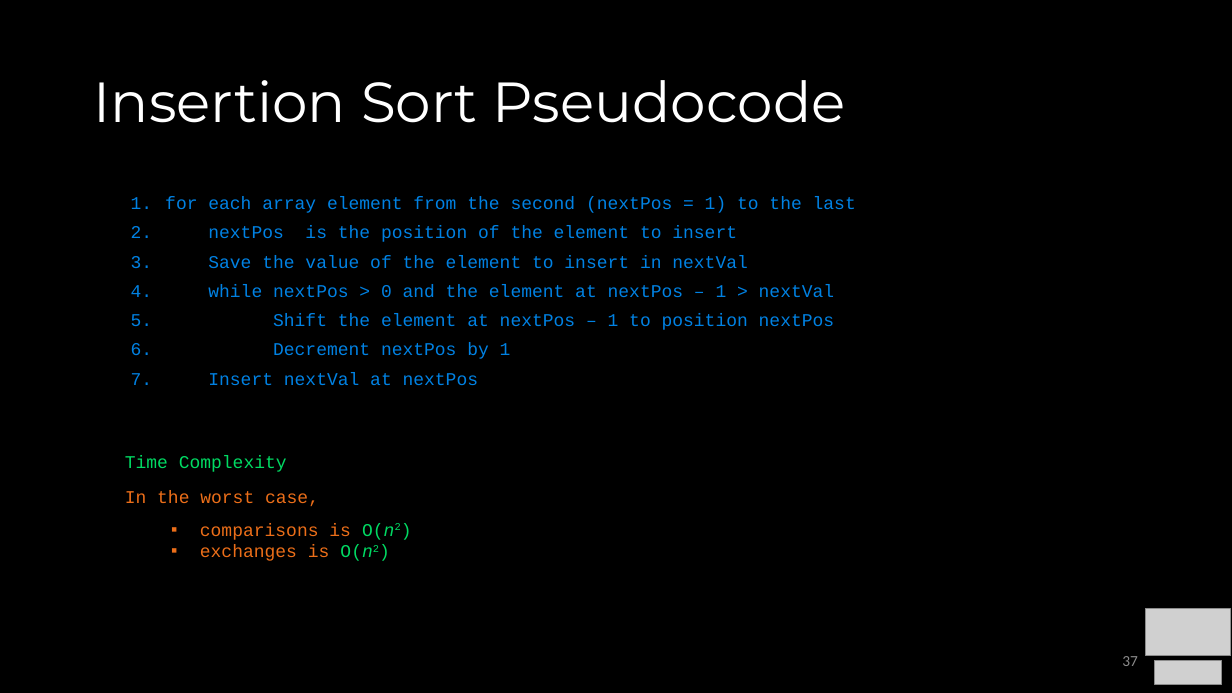
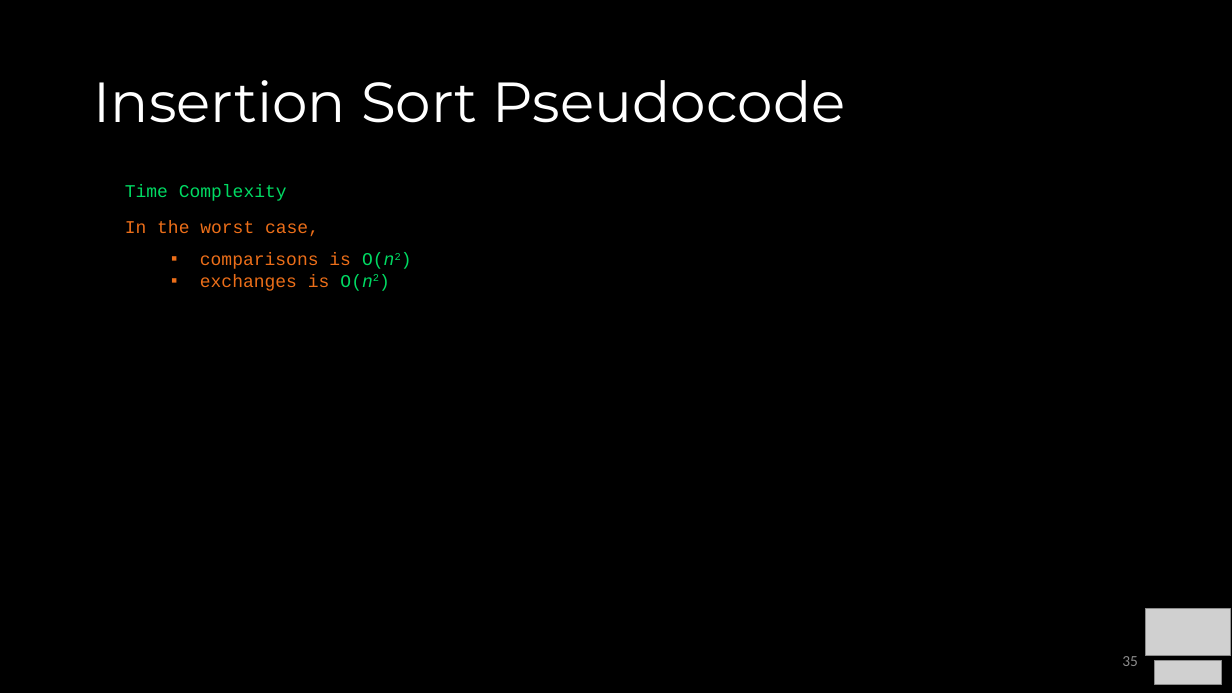
Before and after one commit to COP3530/Instructional-Content, a slide deck: slide 35 of Slides/Slides-PPT/6 - Sorting.pptx (slide 37 before the commit). Drawn at 1232x693 pixels with LibreOffice and Linux fonts; fonts in the diff are those of the drawing; grey boxes stand for pictures. Boxes give left, top, right and bottom in pixels: in the first picture for what was removed or moved away, otherwise in the second. Text is boxed around its words. In the diff, an @@ line names an element or a change of style, - is before the commit and + after.

Commit message:
slides updated

```diff
--- a/Slides/Slides-PPT/6 - Sorting.pptx
+++ b/Slides/Slides-PPT/6 - Sorting.pptx
@@ text "Time Complexity": place and size @@
-text "Time Complexity" at [125,455,394,561]
+text "Time Complexity" at [125,185,394,291]
@@ text removed at [165,197,856,385] @@
-1. for each array element from the second (nextPos = 1) to the last
-2. nextPos is the position of the element to insert
-3. Save the value of the element to insert in nextVal
-4. while nextPos > 0 and the element at nextPos – 1 > nextVal
-5. Shift the element at nextPos – 1 to position nextPos
-6. Decrement nextPos by 1
-7. Insert nextVal at nextPos
@@ page number at [1122,656,1138,666]: text changed @@
-37
+35
```
Also in this commit, not shown: 8 other slides changed, 3 slides removed, 2 other files.
